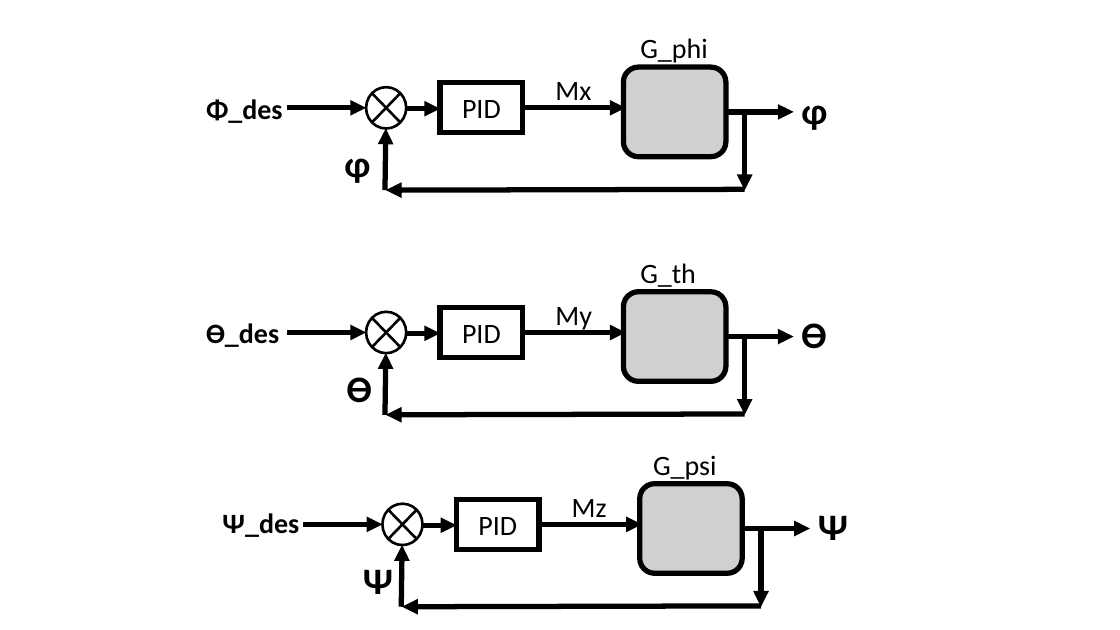
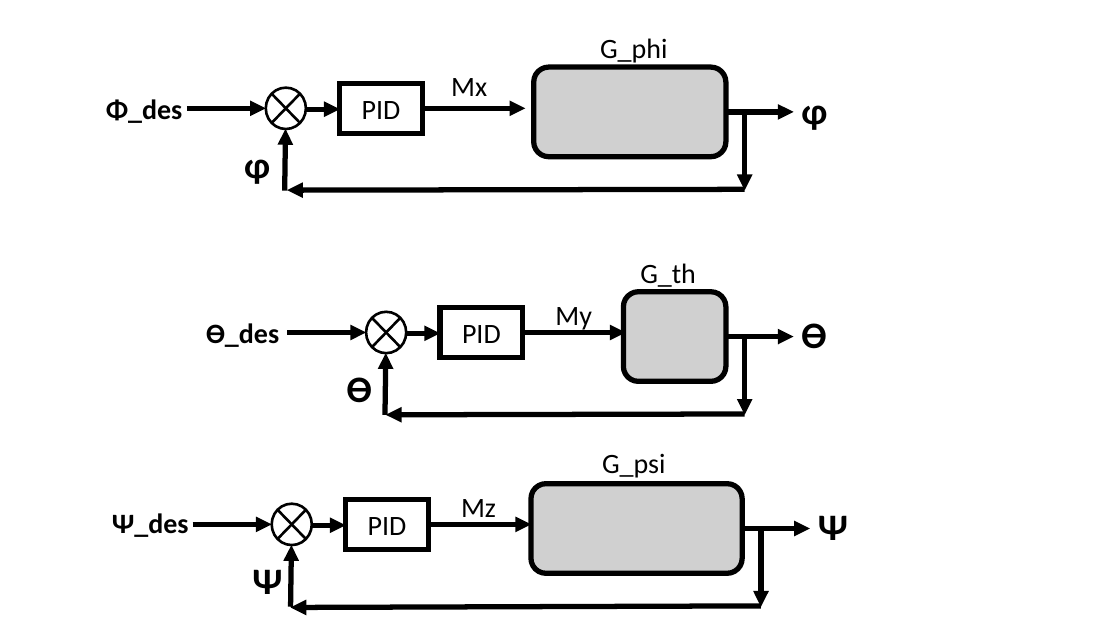
Before and after one commit to mohamedkhattab2019/graduation-project, a slide deck: slide 2 of documentation/Presentation1.pptx. Drawn at 1120x630 pixels with LibreOffice and Linux fonts; fonts in the diff are those of the drawing; grey boxes stand for pictures. Boxes give left, top, right and bottom in pixels: in the first picture for what was removed or moved away, otherwise in the second. Text is boxed around its words. In the diff, an @@ line names an element or a change of style, - is before the commit and + after.

```diff
--- a/documentation/Presentation1.pptx
+++ b/documentation/Presentation1.pptx
@@ text "G_phi": place and size @@
-text "G_phi" at bbox=[640, 38, 707, 65]
+text "G_phi" at bbox=[600, 38, 667, 65]
@@ text "Mx" rewrapped from bbox=[555, 82, 591, 107] to bbox=[451, 78, 487, 96] @@
@@ picture: place and size @@
-picture at bbox=[623, 67, 726, 157]
+picture at bbox=[534, 67, 726, 157]
@@ 4 arrows, 2 texts, 1 rectangle, 1 flow chart summing junction: place and size @@
-4 arrows, 2 texts, 1 rectangle, 1 flow chart summing junction at bbox=[206, 83, 626, 190]
+4 arrows, 2 texts, 1 rectangle, 1 flow chart summing junction at bbox=[106, 83, 525, 191]
@@ arrow moved from (745, 189) - (386, 190) to (745, 189) - (287, 190) @@
@@ text "G_psi": place and size @@
-text "G_psi" at bbox=[653, 455, 717, 480]
+text "G_psi" at bbox=[602, 453, 666, 478]
@@ picture: place and size @@
-picture at bbox=[640, 484, 743, 574]
+picture at bbox=[531, 484, 742, 574]
@@ 4 arrows, 3 texts, 1 rectangle, 1 flow chart summing junction: place and size @@
-4 arrows, 3 texts, 1 rectangle, 1 flow chart summing junction at bbox=[222, 499, 642, 607]
+4 arrows, 3 texts, 1 rectangle, 1 flow chart summing junction at bbox=[112, 499, 531, 607]
@@ arrow moved from (761, 606) - (402, 607) to (761, 606) - (291, 607) @@
```
Also in this commit, not shown: 1 other slide changed, 9 slides added, 1 slide removed, 3 other files.
